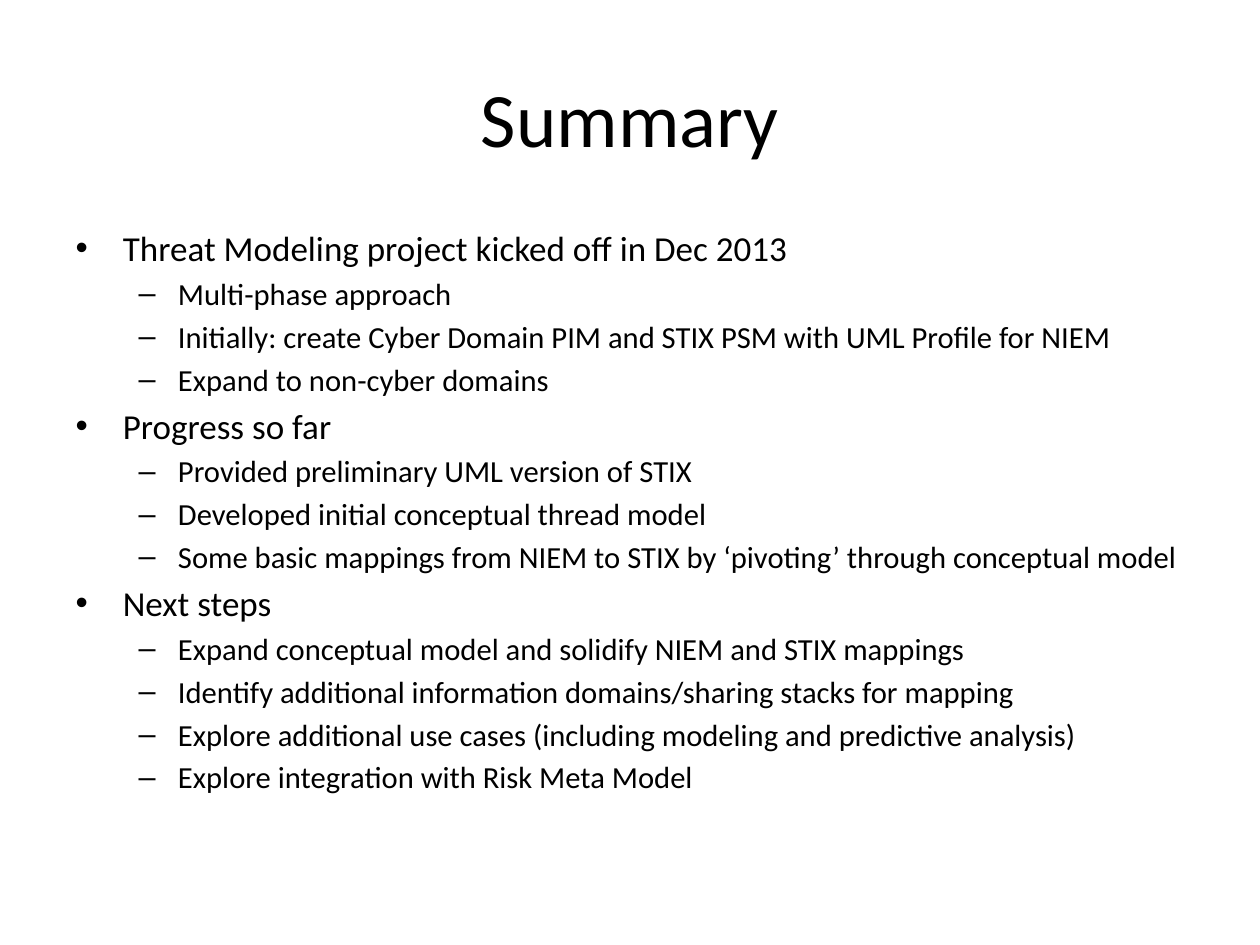
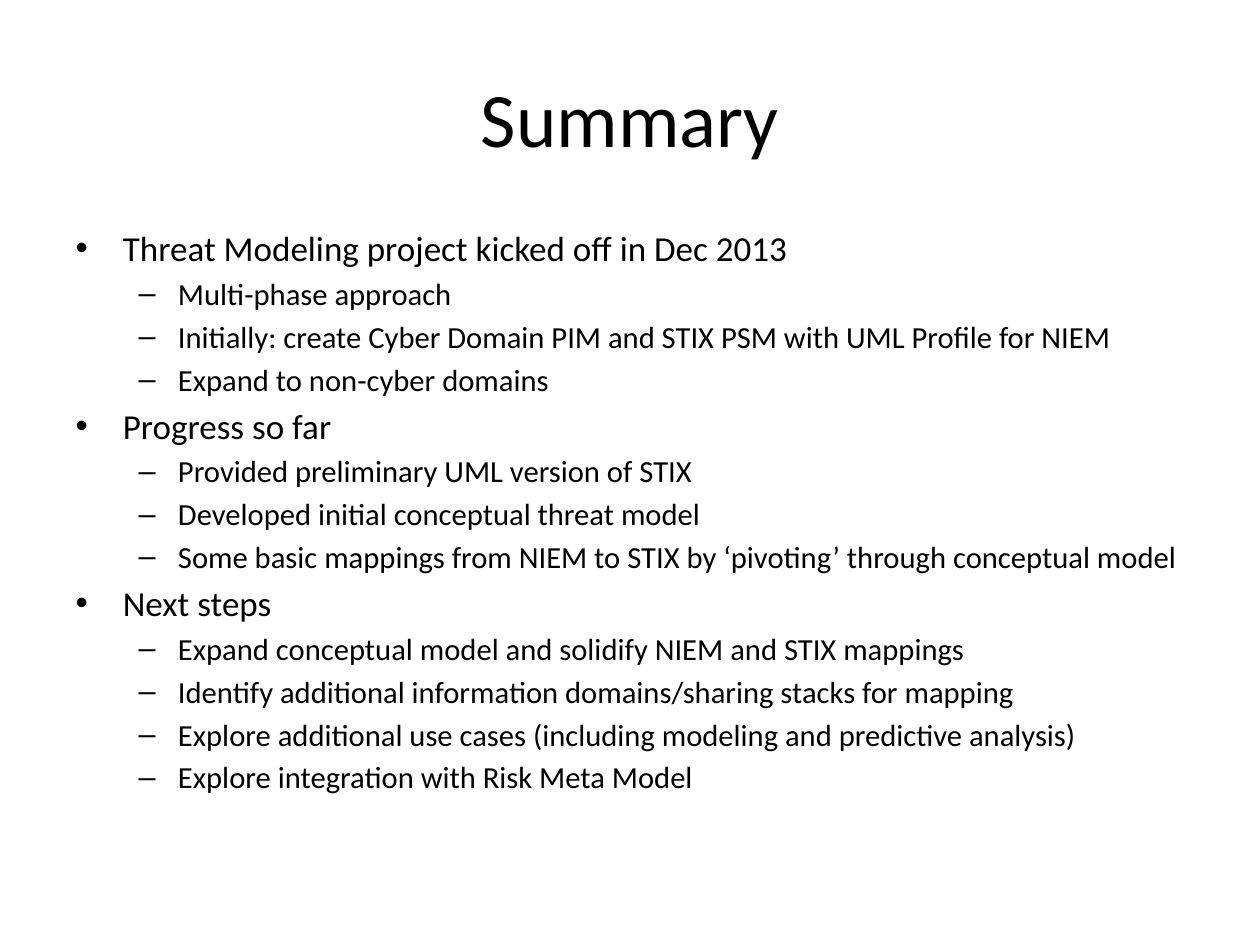
Before and after one commit to omg-threat-modeling/phase1, a slide deck: slide 2 of docs/Threat Modeling and Sharing-20140326.pptx. Drawn at 1260x945 pixels with LibreOffice and Linux fonts; fonts in the diff are those of the drawing. Boxes give left, top, right and bottom in pixels: in the first picture for what was removed or moved away, otherwise in the second. Text is boxed around its words. In the diff, an @@ line names an element or a change of style, - is before the commit and + after.

Commit message:
Slight update to OMG presentation
	modified:   docs/Threat Modeling and Sharing-20140326.pptx

```diff
--- a/docs/Threat Modeling and Sharing-20140326.pptx
+++ b/docs/Threat Modeling and Sharing-20140326.pptx
@@ text at <box>178,503,700,530</box>: text changed @@
-  – Developed initial conceptual thread model
+  – Developed initial conceptual threat model
```
Also in this commit, not shown: 4 other slides changed.
